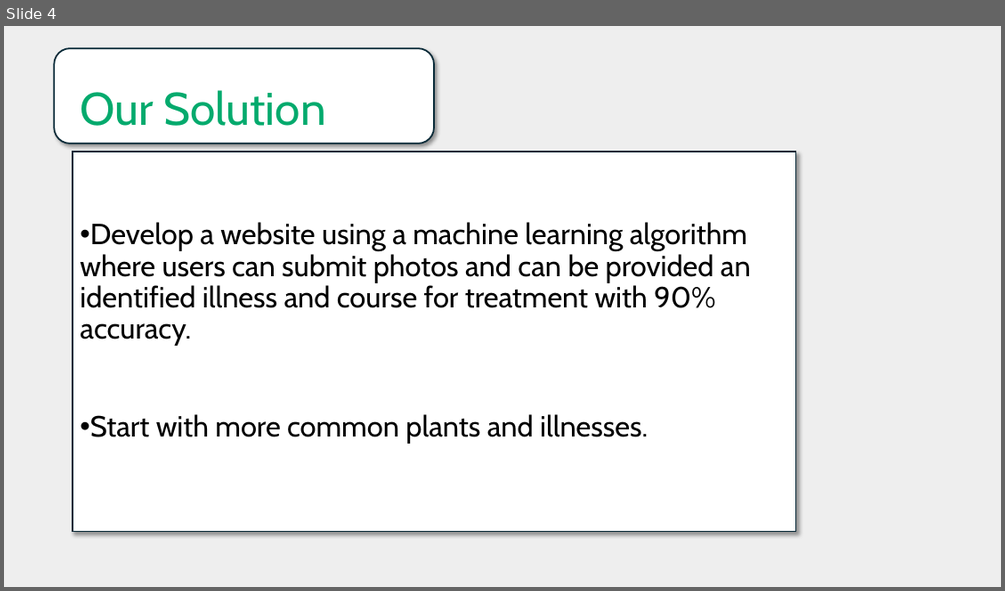
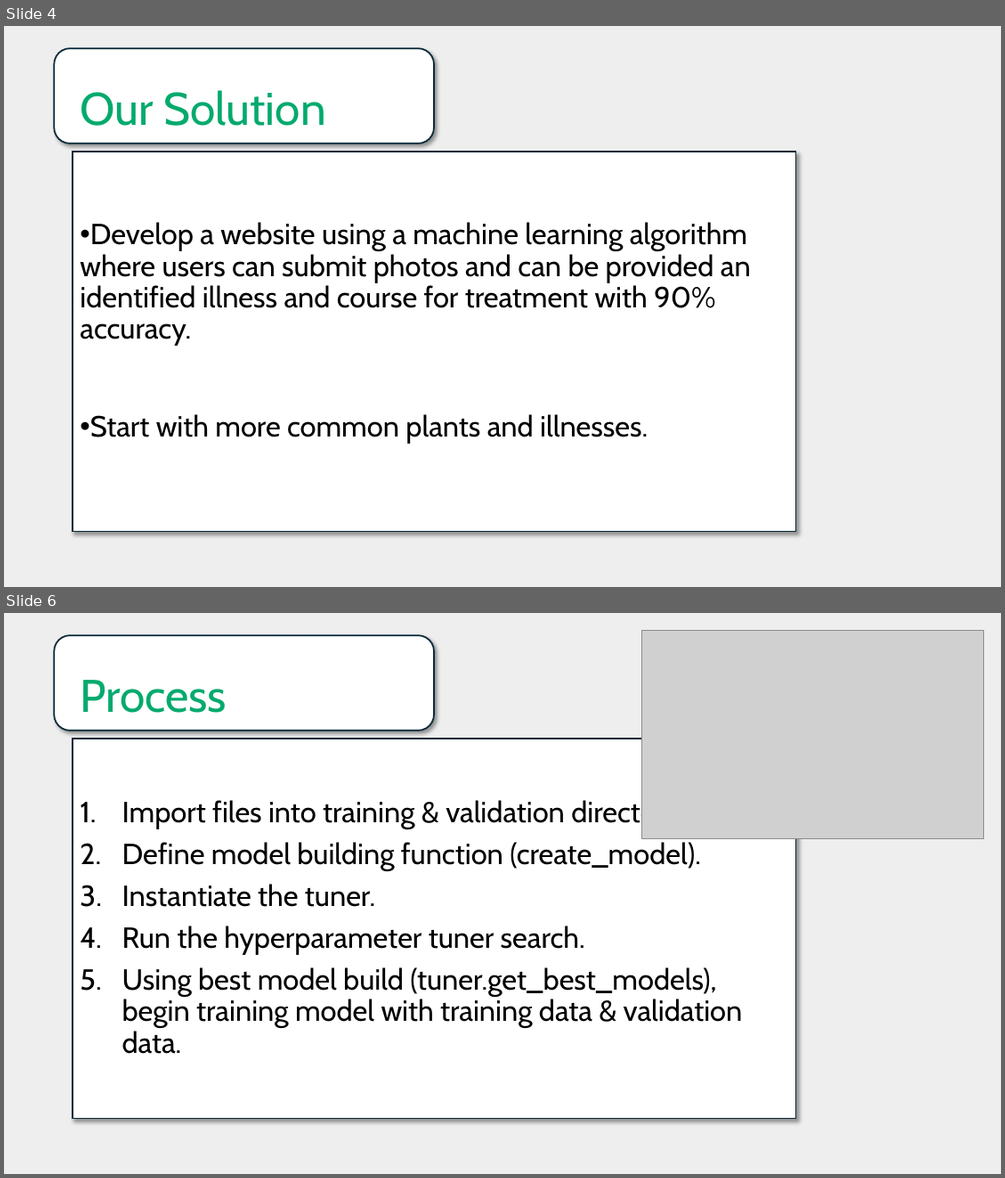
Before and after one commit to mlopez60/Project4, a slide deck: Plant_doctors.pptx. Shown one above the other, each under a label of ours: slide 4 before the commit, slides 4 and 6 after it; the slides between them are not shown. The pictures are 1005x591 and 1005x1178 pixels, drawn with LibreOffice and Linux fonts; fonts in the diff are those of the drawing; grey boxes stand for pictures. Boxes give left, top, right and bottom in pixels: in the first picture for what was removed or moved away, otherwise in the second. Text is boxed around its words. In the diff, an @@ line names an element or a change of style, - is before the commit and + after.

Commit message:
powerpoint process updates

```diff
--- a/Plant_doctors.pptx
+++ b/Plant_doctors.pptx
@@ slide 6 added at box(4, 613, 1001, 1174), background #EEEEEE @@
@@ rounded rectangle added at box(54, 635, 434, 730), fill #FFFFFF, outline #092A39 1.5 pt @@
@@ picture added at box(642, 630, 985, 839) @@
@@ title added at box(80, 680, 226, 713), 44 pt, text #04AA6D @@
+Process
@@ text added at box(73, 738, 796, 1119), fill #FFFFFF, outline #092A39 1.5 pt, 28 pt, text #000000 @@
+1. Import files into training & validation directories.
+2. Define model building function (create_model).
+3. Instantiate the tuner.
+4. Run the hyperparameter tuner search.
+5. Using best model build (tuner.get_best_models), begin training model with training data & validation data.
```
Also in this commit, not shown: 2 slides changed, 1 other slide added, 2 slides removed.
